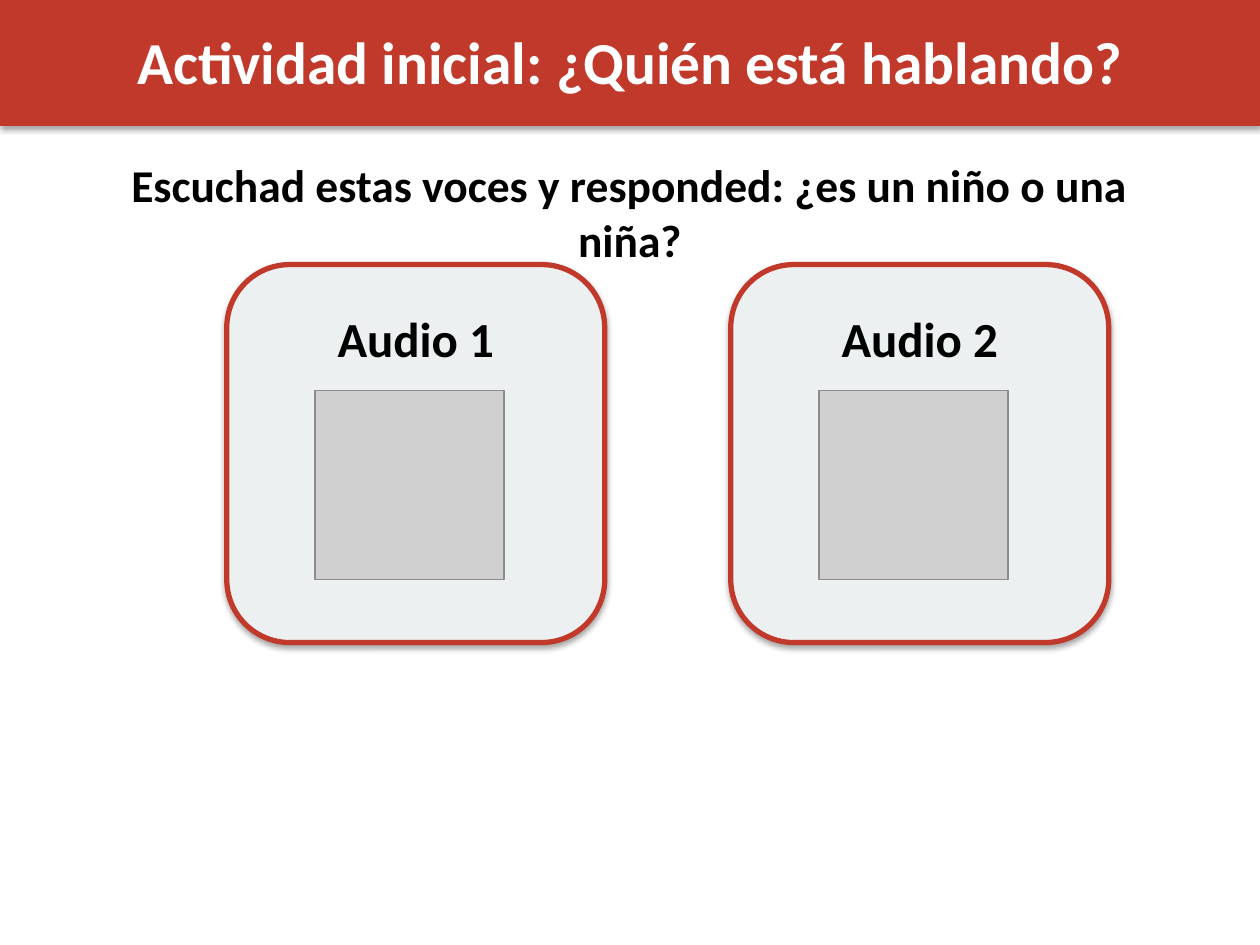
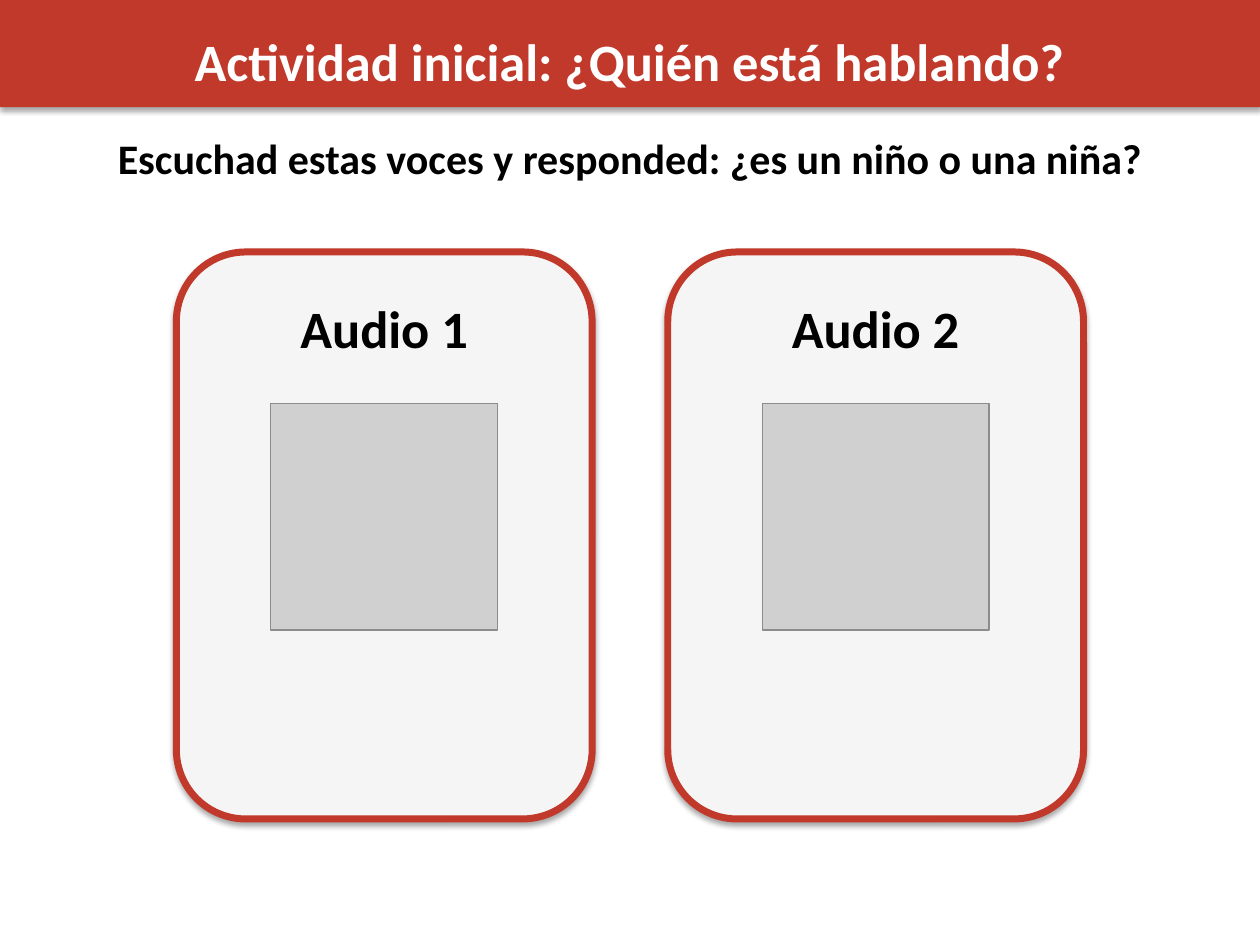
Before and after one commit to maquemmados/vozvozvoz, a slide deck: slide 2 of presentacion.pptx. Drawn at 1260x945 pixels with LibreOffice and Linux fonts; fonts in the diff are those of the drawing; grey boxes stand for pictures. Boxes give left, top, right and bottom in pixels: in the first picture for what was removed or moved away, otherwise in the second. Text is boxed around its words. In the diff, an @@ line names an element or a change of style, - is before the commit and + after.

```diff
--- a/presentacion.pptx
+++ b/presentacion.pptx
@@ rectangle: place and size @@
-rectangle at <box>0,0,1260,126</box>
+rectangle at <box>0,0,1260,107</box>
@@ text "Actividad inicial: ¿Quién está hablando?" at <box>195,44,1064,90</box>: size 34 to 30 pt @@
@@ text "Escuchad estas voces y responded: ...": place and size @@
-text "Escuchad estas voces y responded: ..." at <box>131,170,1126,210</box>
+text "Escuchad estas voces y responded: ..." at <box>118,144,1142,181</box>
@@ text "Escuchad estas voces y responded: ..." at <box>118,144,1142,181</box>: size 26 to 24 pt @@
@@ rounded rectangle: place and size @@
-rounded rectangle at <box>227,265,605,643</box>
+rounded rectangle at <box>176,252,592,819</box>
@@ rounded rectangle at <box>176,252,592,819</box>: fill #ECF0F1 to #F5F5F5; outline #C0392B 3 pt to #C0392B 4 pt @@
@@ rounded rectangle at <box>668,252,1084,819</box>: fill #ECF0F1 to #F5F5F5; outline #C0392B 3 pt to #C0392B 4 pt @@
@@ rounded rectangle: place and size @@
-rounded rectangle at <box>731,265,1109,643</box>
+rounded rectangle at <box>668,252,1084,819</box>
@@ text "Audio 1": place and size @@
-text "Audio 1" at <box>338,322,494,358</box>
+text "Audio 1" at <box>300,311,468,349</box>
@@ text "Audio 1" at <box>300,311,468,349</box>: size 28 to 30 pt @@
@@ text "Audio 2" at <box>792,311,960,349</box>: size 28 to 30 pt @@
@@ text "Audio 2": place and size @@
-text "Audio 2" at <box>842,322,998,358</box>
+text "Audio 2" at <box>792,311,960,349</box>
@@ picture: place and size @@
-picture at <box>315,391,504,580</box>
+picture at <box>271,403,498,630</box>
@@ picture: place and size @@
-picture at <box>819,391,1008,580</box>
+picture at <box>762,403,989,630</box>
```
Also in this commit, not shown: 19 other slides changed, 1 other file.
